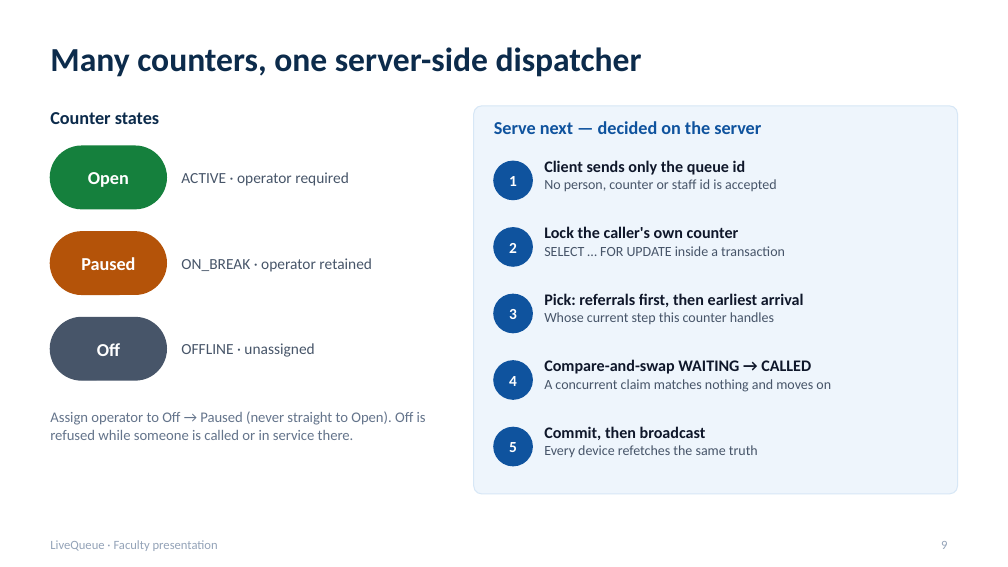
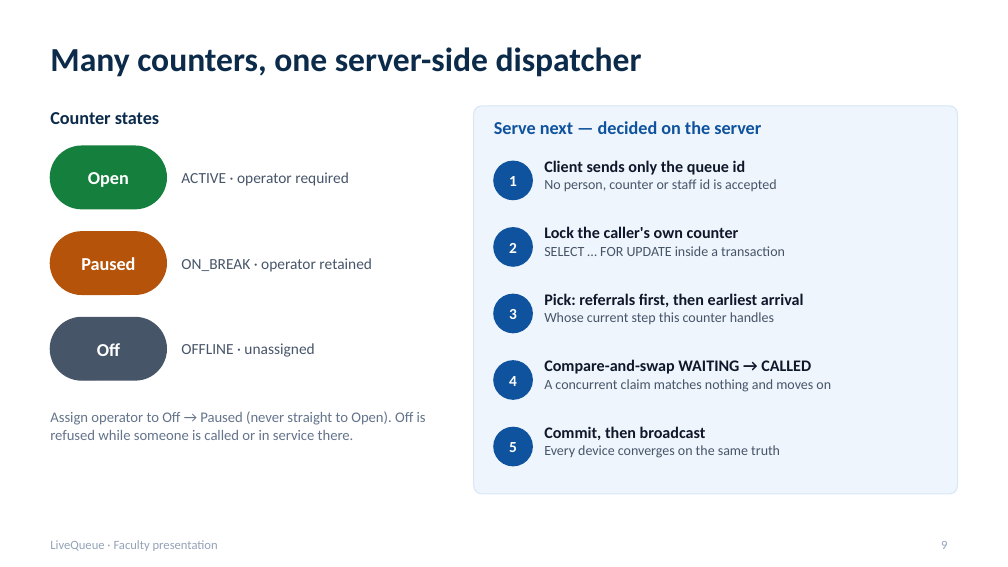
Before and after one commit to TMAn1An/LiveQueueApp, a slide deck: slide 9 of docs/presentation/LiveQueue_Production_Presentation.pptx. Drawn at 1008x567 pixels with LibreOffice and Linux fonts; fonts in the diff are those of the drawing. Boxes give left, top, right and bottom in pixels: in the first picture for what was removed or moved away, otherwise in the second. Text is boxed around its words. In the diff, an @@ line names an element or a change of style, - is before the commit and + after.

```diff
--- a/docs/presentation/LiveQueue_Production_Presentation.pptx
+++ b/docs/presentation/LiveQueue_Production_Presentation.pptx
@@ text at bbox=[544, 445, 780, 458]: text changed @@
-Every device refetches the same truth
+Every device converges on the same truth
```
Also in this commit, not shown: 12 other slides changed, 6 other files.
